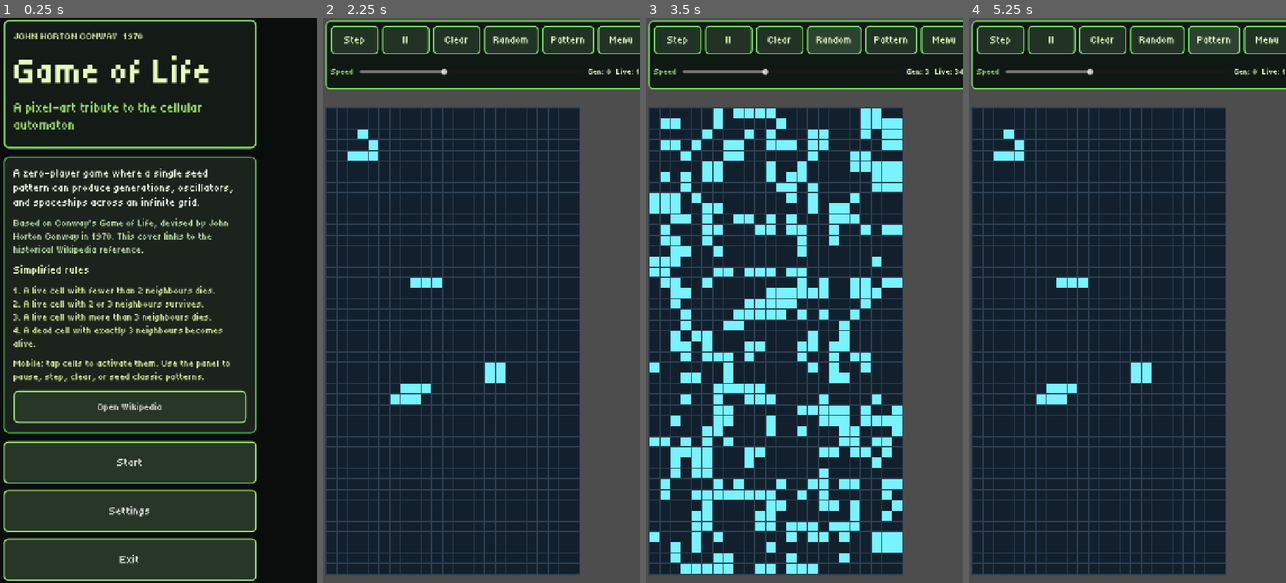
Above: before the commit, frames 1-4 (left to right).
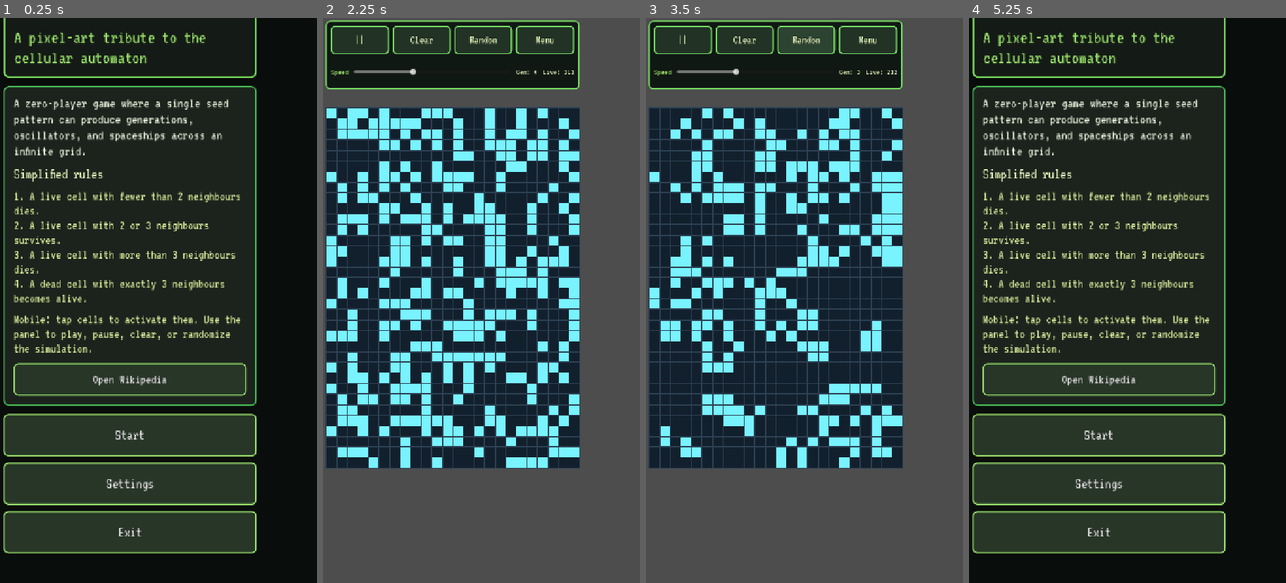
Above: after the commit, the same moments.

Repository: eidast/demo-godot
Game: Godot game, scene res://welcome.tscn
The game is run twice, just before and just after one commit, with the same random seed, the same clock (stepped at 60 frames per second) and the same inputs.
Inputs (mouse positions are in pixels of both pictures, inside the frame that each line leads up to):
- Up to frame 1 (0.25 s): no input
- Up to frame 2 (2.25 s): click "Settings" at 0.5 s; click "Back" at 1.25 s; click "Start" at 2 s
- Up to frame 3 (3.5 s): click "Random" at 2.75 s
- Up to frame 4 (5.25 s): click "Menu" at 3.5 s; click "Start" at 4.25 s; click (1213, 40) at 5 s, where only the run before the commit has a clickable "Pattern"

The runs differ from the first frame. In frame 1, 27% of the frame differs, in the area x 1-82%, y 0-100%; in frame 2, 36%; in frame 3, 37%; in frame 4, 51%, in the area x 0-100%, y 0-100%.

Commit message:
Document mobile workflow and explicit Android launch scripts

Diff:
--- a/scripts/GameOfLife.gd
+++ b/scripts/GameOfLife.gd
@@ -17,7 +17,7 @@
 const HUD_TEXT_PRIMARY := Color("e7f9bf")
 const HUD_TEXT_SECONDARY := Color("9be06b")
 
-const PIXEL_FONT := preload("res://assets/fonts/Tiny5-Regular.ttf")
+const UI_FONT := preload("res://assets/fonts/VT323-Regular.ttf")
 
 @onready var simulation_timer: Timer = $SimulationTimer
 
@@ -37,10 +37,8 @@
 var generation_label: Label
 var live_cells_label: Label
 var play_pause_button: Button
-var step_button: Button
 var clear_button: Button
 var random_button: Button
-var seed_button: Button
 var back_button: Button
 var speed_label: Label
 var speed_slider: HSlider
@@ -96,27 +94,19 @@
 	top_row.add_theme_constant_override("separation", 8)
 	root.add_child(top_row)
 
-	step_button = _make_button(Vector2(108, 64), 24)
-	step_button.pressed.connect(step_simulation)
-	top_row.add_child(step_button)
-
-	play_pause_button = _make_button(Vector2(108, 64), 24)
+	play_pause_button = _make_button(Vector2(118, 64), 26)
 	play_pause_button.pressed.connect(_toggle_play_pause)
 	top_row.add_child(play_pause_button)
 
-	clear_button = _make_button(Vector2(108, 64), 24)
+	clear_button = _make_button(Vector2(118, 64), 26)
 	clear_button.pressed.connect(_on_clear_pressed)
 	top_row.add_child(clear_button)
 
-	random_button = _make_button(Vector2(124, 64), 24)
+	random_button = _make_button(Vector2(130, 64), 26)
 	random_button.pressed.connect(_on_random_pressed)
 	top_row.add_child(random_button)
 
-	seed_button = _make_button(Vector2(118, 64), 24)
-	seed_button.pressed.connect(_on_seed_pressed)
-	top_row.add_child(seed_button)
-
-	back_button = _make_button(Vector2(108, 64), 24)
+	back_button = _make_button(Vector2(108, 64), 26)
 	back_button.pressed.connect(_go_to_menu)
 	top_row.add_child(back_button)
 
@@ -150,14 +140,14 @@
 	var button: Button = Button.new()
 	button.custom_minimum_size = min_size
 	button.size_flags_horizontal = Control.SIZE_EXPAND_FILL
-	button.add_theme_font_override("font", PIXEL_FONT)
+	button.add_theme_font_override("font", UI_FONT)
 	button.add_theme_font_size_override("font_size", font_size)
 	button.add_theme_color_override("font_color", HUD_TEXT_PRIMARY)
 	button.add_theme_color_override("font_hover_color", HUD_TEXT_PRIMARY)
 	button.add_theme_color_override("font_pressed_color", HUD_TEXT_PRIMARY)
 	button.add_theme_color_override("font_focus_color", HUD_TEXT_PRIMARY)
 	button.add_theme_color_override("font_outline_color", Color.BLACK)
-	button.add_theme_constant_override("outline_size", 0)
+	button.add_theme_constant_override("outline_size", 2)
 	button.add_theme_stylebox_override("normal", _make_button_stylebox(HUD_BUTTON_COLOR, HUD_BORDER_COLOR))
 	button.add_theme_stylebox_override("hover", _make_button_stylebox(HUD_BUTTON_HOVER_COLOR, HUD_BORDER_COLOR))
 	button.add_theme_stylebox_override("pressed", _make_button_stylebox(HUD_BUTTON_PRESSED_COLOR, HUD_BORDER_COLOR))
@@ -167,10 +157,11 @@
 
 func _make_label(font_size: int, color: Color) -> Label:
 	var label: Label = Label.new()
-	label.add_theme_font_override("font", PIXEL_FONT)
+	label.add_theme_font_override("font", UI_FONT)
 	label.add_theme_font_size_override("font_size", font_size)
 	label.add_theme_color_override("font_color", color)
 	label.add_theme_color_override("font_outline_color", Color.BLACK)
+	label.add_theme_constant_override("outline_size", 2)
 	return label
 
 
@@ -439,14 +430,10 @@
 
 
 func _apply_translations() -> void:
-	if step_button != null:
-		step_button.text = GameSettings.get_text("step")
 	if clear_button != null:
 		clear_button.text = GameSettings.get_text("clear")
 	if random_button != null:
 		random_button.text = GameSettings.get_text("random")
-	if seed_button != null:
-		seed_button.text = GameSettings.get_text("seed")
 	if back_button != null:
 		back_button.text = GameSettings.get_text("back")
 	if speed_label != null:
@@ -472,11 +459,6 @@
 
 func _on_random_pressed() -> void:
 	randomize_grid()
-	_start_simulation()
-
-
-func _on_seed_pressed() -> void:
-	_seed_demo_pattern()
 	_start_simulation()
 
 
@@ -576,8 +558,16 @@
 
 	_initialize_grids()
 	_update_board_layout()
-	_seed_demo_pattern()
+	_seed_initial_state()
 	_start_simulation()
+
+
+func _seed_initial_state() -> void:
+	randomize_grid()
+	if live_cells == 0:
+		randomize_grid()
+	if live_cells == 0:
+		_seed_demo_pattern()
 
 
 func _update_safe_area() -> void:
@@ -587,7 +577,7 @@
 		"left": max(6, int(ceil(float(raw_insets["left"]) * 0.5)) + 2),
 		"top": max(6, int(ceil(float(raw_insets["top"]) * 0.5)) + 2),
 		"right": max(6, int(ceil(float(raw_insets["right"]) * 0.5)) + 2),
-		"bottom": 6,
+		"bottom": max(6, int(ceil(float(raw_insets["bottom"]) * 0.5)) + 2),
 	}
 	if hud_margin != null:
 		hud_margin.add_theme_constant_override("margin_left", safe_insets["left"])
--- a/scripts/GameSettings.gd
+++ b/scripts/GameSettings.gd
@@ -12,7 +12,7 @@
 		"welcome_tribute": "Basado en Conway's Game of Life, ideado por John Horton Conway en 1970. Esta portada enlaza la referencia historica de Wikipedia.",
 		"welcome_rules_title": "Reglas simplificadas",
 		"welcome_rules_body": "1. Una celula viva con menos de 2 vecinas muere.\n2. Una viva con 2 o 3 vecinas sobrevive.\n3. Una viva con mas de 3 vecinas muere.\n4. Una celula muerta con exactamente 3 vecinas nace.",
-		"welcome_controls": "Movil: toca celdas para activarlas. Usa el panel para pausar, avanzar, limpiar o sembrar patrones clasicos.",
+		"welcome_controls": "Movil: toca celdas para activarlas. Usa el panel para reproducir, pausar, limpiar o aleatorizar la simulacion.",
 		"welcome_reference": "Abrir Wikipedia",
 		"start": "Comenzar",
 		"settings": "Configuracion",
@@ -42,7 +42,7 @@
 		"welcome_tribute": "Based on Conway's Game of Life, devised by John Horton Conway in 1970. This cover links to the historical Wikipedia reference.",
 		"welcome_rules_title": "Simplified rules",
 		"welcome_rules_body": "1. A live cell with fewer than 2 neighbours dies.\n2. A live cell with 2 or 3 neighbours survives.\n3. A live cell with more than 3 neighbours dies.\n4. A dead cell with exactly 3 neighbours becomes alive.",
-		"welcome_controls": "Mobile: tap cells to activate them. Use the panel to pause, step, clear, or seed classic patterns.",
+		"welcome_controls": "Mobile: tap cells to activate them. Use the panel to play, pause, clear, or randomize the simulation.",
 		"welcome_reference": "Open Wikipedia",
 		"start": "Start",
 		"settings": "Settings",
--- a/scripts/SettingsScreen.gd
+++ b/scripts/SettingsScreen.gd
@@ -55,4 +55,4 @@
 	root_margin.add_theme_constant_override("margin_left", max(8, int(ceil(insets["left"] * 0.5)) + 2))
 	root_margin.add_theme_constant_override("margin_top", max(10, int(ceil(insets["top"] * 0.5)) + 2))
 	root_margin.add_theme_constant_override("margin_right", max(8, int(ceil(insets["right"] * 0.5)) + 2))
-	root_margin.add_theme_constant_override("margin_bottom", 12)
+	root_margin.add_theme_constant_override("margin_bottom", max(10, int(ceil(insets["bottom"] * 0.5)) + 2))
--- a/scripts/WelcomeScreen.gd
+++ b/scripts/WelcomeScreen.gd
@@ -7,7 +7,6 @@
 @onready var title_label: Label = $Background/MarginContainer/ContentColumn/HeroPanel/HeroMargin/HeroColumn/TitleLabel
 @onready var subtitle_label: Label = $Background/MarginContainer/ContentColumn/HeroPanel/HeroMargin/HeroColumn/SubtitleLabel
 @onready var description_label: Label = $Background/MarginContainer/ContentColumn/InfoPanel/InfoMargin/InfoColumn/DescriptionLabel
-@onready var tribute_label: Label = $Background/MarginContainer/ContentColumn/InfoPanel/InfoMargin/InfoColumn/TributeLabel
 @onready var rules_title_label: Label = $Background/MarginContainer/ContentColumn/InfoPanel/InfoMargin/InfoColumn/RulesTitleLabel
 @onready var rules_body_label: Label = $Background/MarginContainer/ContentColumn/InfoPanel/InfoMargin/InfoColumn/RulesBodyLabel
 @onready var controls_label: Label = $Background/MarginContainer/ContentColumn/InfoPanel/InfoMargin/InfoColumn/ControlsLabel
@@ -32,7 +31,6 @@
 	title_label.text = GameSettings.get_text("welcome_title")
 	subtitle_label.text = GameSettings.get_text("welcome_subtitle")
 	description_label.text = GameSettings.get_text("welcome_description")
-	tribute_label.text = GameSettings.get_text("welcome_tribute")
 	rules_title_label.text = GameSettings.get_text("welcome_rules_title")
 	rules_body_label.text = GameSettings.get_text("welcome_rules_body")
 	controls_label.text = GameSettings.get_text("welcome_controls")
@@ -60,7 +58,7 @@
 	root_margin.add_theme_constant_override("margin_left", max(8, int(ceil(insets["left"] * 0.5)) + 2))
 	root_margin.add_theme_constant_override("margin_top", max(10, int(ceil(insets["top"] * 0.5)) + 2))
 	root_margin.add_theme_constant_override("margin_right", max(8, int(ceil(insets["right"] * 0.5)) + 2))
-	root_margin.add_theme_constant_override("margin_bottom", 12)
+	root_margin.add_theme_constant_override("margin_bottom", max(10, int(ceil(insets["bottom"] * 0.5)) + 2))
 
 
 func _on_exit_button_pressed() -> void:
--- a/settings.tscn
+++ b/settings.tscn
@@ -1,7 +1,8 @@
-[gd_scene load_steps=7 format=3]
+[gd_scene load_steps=8 format=3]
 
 [ext_resource type="Script" path="res://scripts/SettingsScreen.gd" id="1_gl5lr"]
 [ext_resource type="FontFile" path="res://assets/fonts/Tiny5-Regular.ttf" id="2_font"]
+[ext_resource type="FontFile" path="res://assets/fonts/VT323-Regular.ttf" id="3_font_body"]
 
 [sub_resource type="StyleBoxFlat" id="StyleBoxFlat_panel"]
 bg_color = Color(0.0901961, 0.117647, 0.0980392, 1)
@@ -106,21 +107,23 @@
 
 [node name="LanguageLabel" type="Label" parent="Background/MarginContainer/CenterContainer/Panel/PanelMargin/VBoxContainer"]
 layout_mode = 2
-theme_override_fonts/font = ExtResource("2_font")
-theme_override_font_sizes/font_size = 20
+theme_override_fonts/font = ExtResource("3_font_body")
+theme_override_font_sizes/font_size = 30
+theme_override_constants/outline_size = 1
 modulate = Color(0.72549, 0.862745, 0.643137, 1)
 text = "Language"
 
 [node name="LanguageSelector" type="OptionButton" parent="Background/MarginContainer/CenterContainer/Panel/PanelMargin/VBoxContainer"]
 custom_minimum_size = Vector2(0, 68)
 layout_mode = 2
-theme_override_fonts/font = ExtResource("2_font")
-theme_override_font_sizes/font_size = 20
+theme_override_fonts/font = ExtResource("3_font_body")
+theme_override_font_sizes/font_size = 30
 
 [node name="LanguageNoteLabel" type="Label" parent="Background/MarginContainer/CenterContainer/Panel/PanelMargin/VBoxContainer"]
 layout_mode = 2
-theme_override_fonts/font = ExtResource("2_font")
-theme_override_font_sizes/font_size = 16
+theme_override_fonts/font = ExtResource("3_font_body")
+theme_override_font_sizes/font_size = 26
+theme_override_constants/outline_size = 1
 modulate = Color(0.839216, 0.92549, 0.611765, 1)
 text = "The change applies immediately to menus and to the in-game interface."
 autowrap_mode = 3
@@ -128,8 +131,9 @@
 [node name="BackButton" type="Button" parent="Background/MarginContainer/CenterContainer/Panel/PanelMargin/VBoxContainer"]
 custom_minimum_size = Vector2(0, 68)
 layout_mode = 2
-theme_override_fonts/font = ExtResource("2_font")
-theme_override_font_sizes/font_size = 20
+theme_override_fonts/font = ExtResource("3_font_body")
+theme_override_font_sizes/font_size = 30
+theme_override_constants/outline_size = 1
 theme_override_styles/normal = SubResource("StyleBoxFlat_button")
 theme_override_styles/hover = SubResource("StyleBoxFlat_button_hover")
 theme_override_styles/pressed = SubResource("StyleBoxFlat_button_hover")
--- a/welcome.tscn
+++ b/welcome.tscn
@@ -1,7 +1,8 @@
-[gd_scene load_steps=8 format=3]
+[gd_scene load_steps=9 format=3]
 
 [ext_resource type="Script" path="res://scripts/WelcomeScreen.gd" id="1_q27ei"]
 [ext_resource type="FontFile" path="res://assets/fonts/Tiny5-Regular.ttf" id="2_font"]
+[ext_resource type="FontFile" path="res://assets/fonts/VT323-Regular.ttf" id="3_font_body"]
 
 [sub_resource type="StyleBoxFlat" id="StyleBoxFlat_hero"]
 bg_color = Color(0.0784314, 0.101961, 0.0823529, 1)
@@ -130,8 +131,9 @@
 
 [node name="EraLabel" type="Label" parent="Background/MarginContainer/ContentColumn/HeroPanel/HeroMargin/HeroColumn"]
 layout_mode = 2
-theme_override_fonts/font = ExtResource("2_font")
-theme_override_font_sizes/font_size = 23
+theme_override_fonts/font = ExtResource("3_font_body")
+theme_override_font_sizes/font_size = 32
+theme_override_constants/outline_size = 1
 modulate = Color(0.839216, 0.92549, 0.611765, 1)
 text = "JOHN HORTON CONWAY  1970"
 
@@ -144,8 +146,9 @@
 
 [node name="SubtitleLabel" type="Label" parent="Background/MarginContainer/ContentColumn/HeroPanel/HeroMargin/HeroColumn"]
 layout_mode = 2
-theme_override_fonts/font = ExtResource("2_font")
-theme_override_font_sizes/font_size = 31
+theme_override_fonts/font = ExtResource("3_font_body")
+theme_override_font_sizes/font_size = 42
+theme_override_constants/outline_size = 1
 modulate = Color(0.596078, 0.87451, 0.423529, 1)
 text = "A pixel-art tribute to the cellular automaton"
 autowrap_mode = 3
@@ -168,49 +171,46 @@
 
 [node name="DescriptionLabel" type="Label" parent="Background/MarginContainer/ContentColumn/InfoPanel/InfoMargin/InfoColumn"]
 layout_mode = 2
-theme_override_fonts/font = ExtResource("2_font")
-theme_override_font_sizes/font_size = 26
+theme_override_fonts/font = ExtResource("3_font_body")
+theme_override_font_sizes/font_size = 32
+theme_override_constants/outline_size = 1
 modulate = Color(0.913725, 0.956863, 0.866667, 1)
 text = "A zero-player game where a single seed pattern can produce generations, oscillators, and spaceships across an infinite grid."
 autowrap_mode = 3
 
-[node name="TributeLabel" type="Label" parent="Background/MarginContainer/ContentColumn/InfoPanel/InfoMargin/InfoColumn"]
-layout_mode = 2
-theme_override_fonts/font = ExtResource("2_font")
-theme_override_font_sizes/font_size = 23
-modulate = Color(0.72549, 0.862745, 0.643137, 1)
-text = "Based on Conway's Game of Life, devised by John Horton Conway in 1970. This cover links to the historical Wikipedia reference."
-autowrap_mode = 3
-
 [node name="RulesTitleLabel" type="Label" parent="Background/MarginContainer/ContentColumn/InfoPanel/InfoMargin/InfoColumn"]
 layout_mode = 2
-theme_override_fonts/font = ExtResource("2_font")
-theme_override_font_sizes/font_size = 26
+theme_override_fonts/font = ExtResource("3_font_body")
+theme_override_font_sizes/font_size = 34
+theme_override_constants/outline_size = 1
 modulate = Color(0.905882, 0.980392, 0.74902, 1)
 text = "Simplified rules"
 
 [node name="RulesBodyLabel" type="Label" parent="Background/MarginContainer/ContentColumn/InfoPanel/InfoMargin/InfoColumn"]
 layout_mode = 2
-theme_override_fonts/font = ExtResource("2_font")
-theme_override_font_sizes/font_size = 23
+theme_override_fonts/font = ExtResource("3_font_body")
+theme_override_font_sizes/font_size = 30
+theme_override_constants/outline_size = 1
 modulate = Color(0.839216, 0.92549, 0.611765, 1)
 text = "1. A live cell with fewer than 2 neighbours dies.\n2. A live cell with 2 or 3 neighbours survives.\n3. A live cell with more than 3 neighbours dies.\n4. A dead cell with exactly 3 neighbours becomes alive."
 autowrap_mode = 3
 
 [node name="ControlsLabel" type="Label" parent="Background/MarginContainer/ContentColumn/InfoPanel/InfoMargin/InfoColumn"]
 layout_mode = 2
-theme_override_fonts/font = ExtResource("2_font")
-theme_override_font_sizes/font_size = 23
+theme_override_fonts/font = ExtResource("3_font_body")
+theme_override_font_sizes/font_size = 30
+theme_override_constants/outline_size = 1
 modulate = Color(0.839216, 0.92549, 0.611765, 1)
-text = "Mobile: tap cells to activate them. Use the panel to pause, step, clear, or seed classic patterns."
+text = "Mobile: tap cells to activate them. Use the panel to play, pause, clear, or randomize the simulation."
 autowrap_mode = 3
 
 [node name="ReferenceButton" type="Button" parent="Background/MarginContainer/ContentColumn/InfoPanel/InfoMargin/InfoColumn"]
 custom_minimum_size = Vector2(0, 74)
 layout_mode = 2
 size_flags_horizontal = 3
-theme_override_fonts/font = ExtResource("2_font")
-theme_override_font_sizes/font_size = 23
+theme_override_fonts/font = ExtResource("3_font_body")
+theme_override_font_sizes/font_size = 30
+theme_override_constants/outline_size = 1
 theme_override_styles/normal = SubResource("StyleBoxFlat_button")
 theme_override_styles/hover = SubResource("StyleBoxFlat_button_hover")
 theme_override_styles/pressed = SubResource("StyleBoxFlat_button_pressed")
@@ -225,8 +225,9 @@
 custom_minimum_size = Vector2(0, 96)
 layout_mode = 2
 size_flags_horizontal = 3
-theme_override_fonts/font = ExtResource("2_font")
-theme_override_font_sizes/font_size = 26
+theme_override_fonts/font = ExtResource("3_font_body")
+theme_override_font_sizes/font_size = 34
+theme_override_constants/outline_size = 1
 theme_override_styles/normal = SubResource("StyleBoxFlat_button")
 theme_override_styles/hover = SubResource("StyleBoxFlat_button_hover")
 theme_override_styles/pressed = SubResource("StyleBoxFlat_button_pressed")
@@ -237,8 +238,9 @@
 custom_minimum_size = Vector2(0, 96)
 layout_mode = 2
 size_flags_horizontal = 3
-theme_override_fonts/font = ExtResource("2_font")
-theme_override_font_sizes/font_size = 26
+theme_override_fonts/font = ExtResource("3_font_body")
+theme_override_font_sizes/font_size = 34
+theme_override_constants/outline_size = 1
 theme_override_styles/normal = SubResource("StyleBoxFlat_button")
 theme_override_styles/hover = SubResource("StyleBoxFlat_button_hover")
 theme_override_styles/pressed = SubResource("StyleBoxFlat_button_pressed")
@@ -249,8 +251,9 @@
 custom_minimum_size = Vector2(0, 96)
 layout_mode = 2
 size_flags_horizontal = 3
-theme_override_fonts/font = ExtResource("2_font")
-theme_override_font_sizes/font_size = 26
+theme_override_fonts/font = ExtResource("3_font_body")
+theme_override_font_sizes/font_size = 34
+theme_override_constants/outline_size = 1
 theme_override_styles/normal = SubResource("StyleBoxFlat_button")
 theme_override_styles/hover = SubResource("StyleBoxFlat_button_hover")
 theme_override_styles/pressed = SubResource("StyleBoxFlat_button_pressed")
Binary file added: assets/fonts/VT323-Regular.ttf
Not shown, changed: .gitignore
Not shown, added: AGENTS.md
Not shown, changed: README.md
Not shown, added: run_android_emulator.sh
Not shown, added: run_android_phone.sh
Not shown, added: scripts/run_android_target.sh
